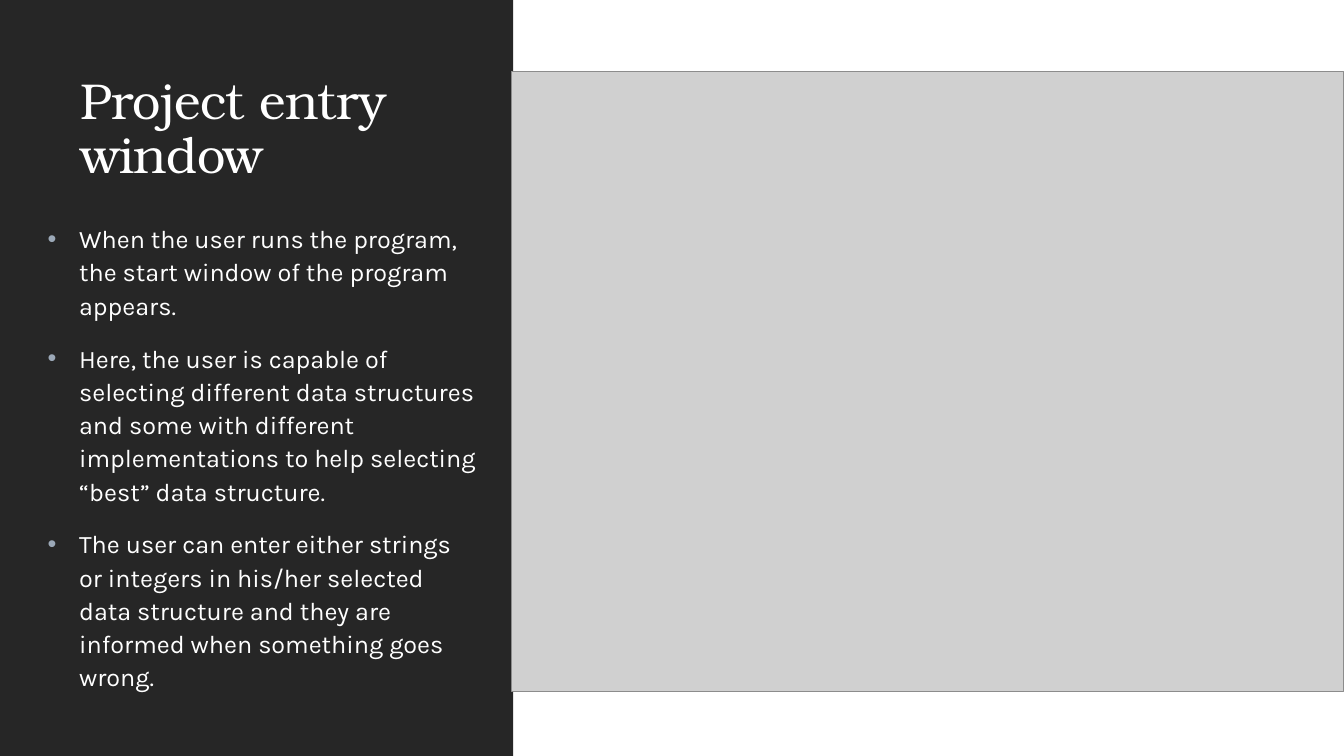
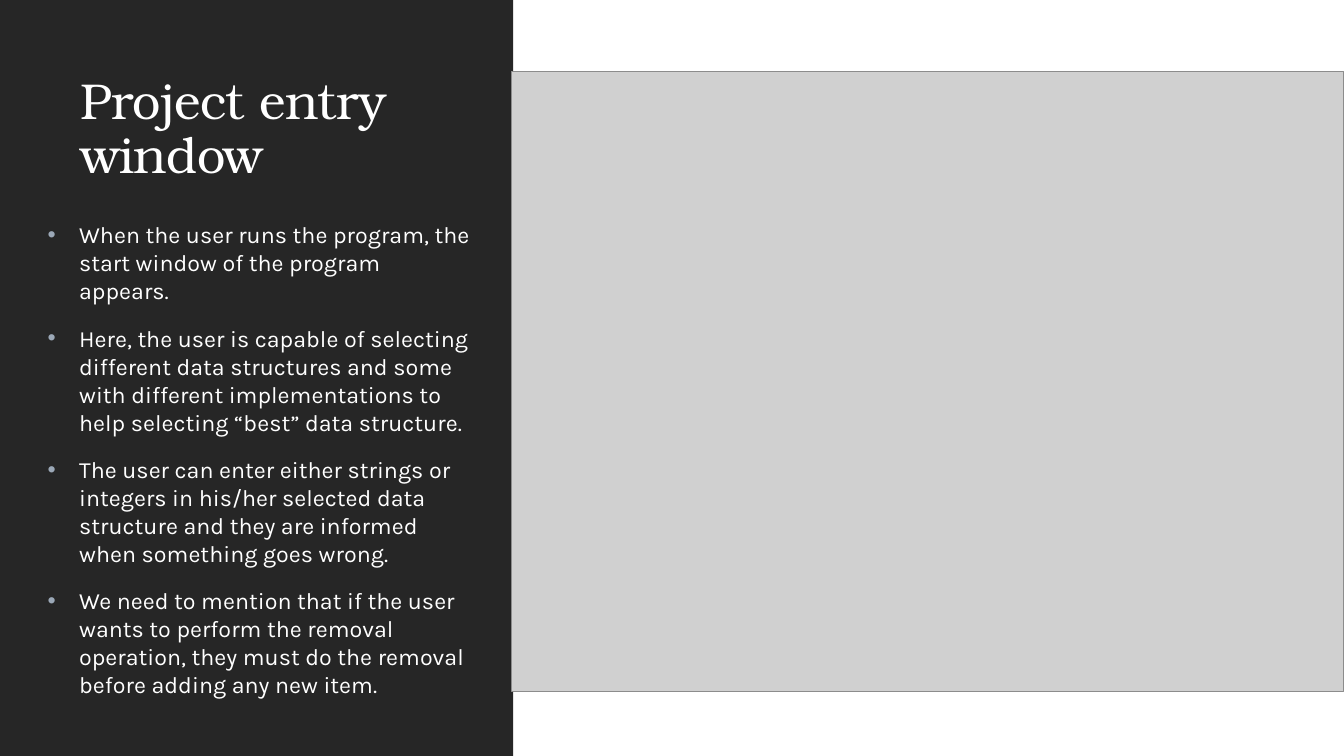
Before and after one commit to Eman-123-eng/Data-Struc.-Visualization, a slide deck: slide 4 of Data Structure Visualization.pptx. Drawn at 1344x756 pixels with LibreOffice and Linux fonts; fonts in the diff are those of the drawing; grey boxes stand for pictures. Boxes give left, top, right and bottom in pixels: in the first picture for what was removed or moved away, otherwise in the second. Text is boxed around its words. In the diff, an @@ line names an element or a change of style, - is before the commit and + after.

Commit message:
update performance

```diff
--- a/Data Structure Visualization.pptx
+++ b/Data Structure Visualization.pptx
@@ text at (79,227,470,567): size 18 to 16.6 pt in "When the user runs the program, the ...", "Here, the user is capable of selecting ...", "The user can enter either strings or ..."; line spacing 1.1 to 1 @@
@@ text at (79,593,464,699): paragraph added @@
+• We need to mention that if the user wants to perform the removal operation, they must do the removal before adding any new item.
```
Also in this commit, not shown: 4 other slides changed, 29 other files.
